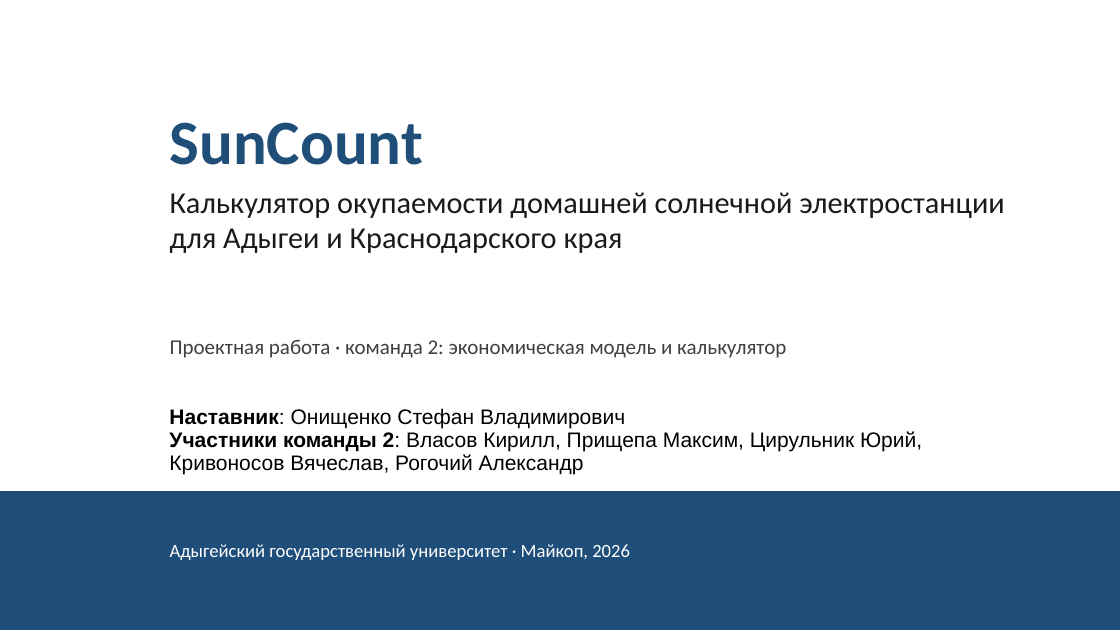
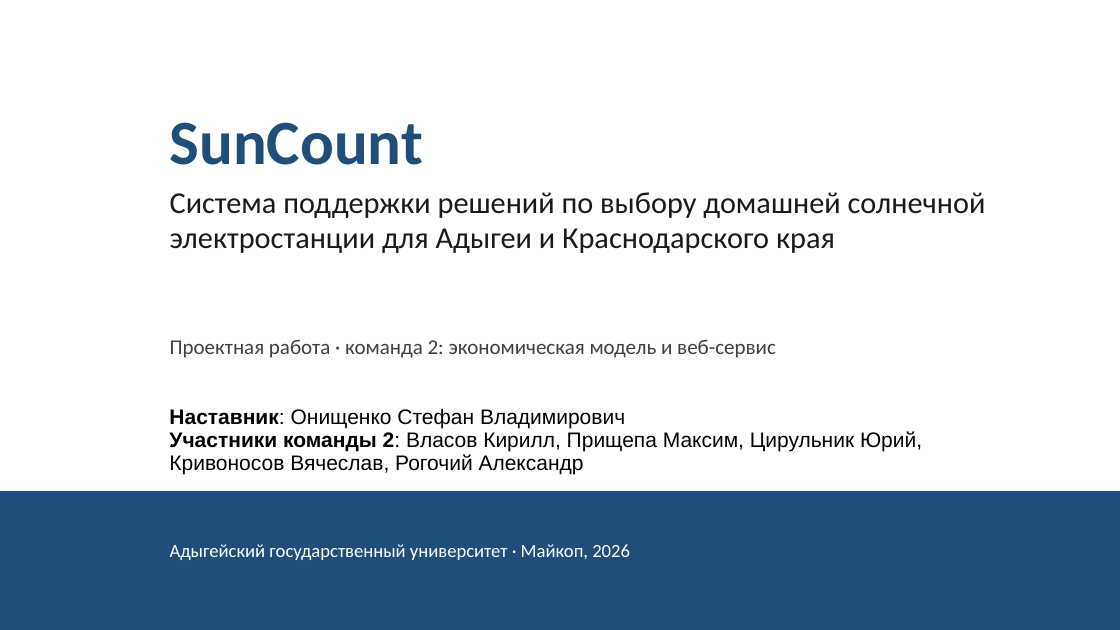
Before and after one commit to NeK0ban/SunCount, a slide deck: slide 1 of reports/SunCount_tema_zadel_gipoteza.pptx. Drawn at 1120x630 pixels with LibreOffice and Linux fonts; fonts in the diff are those of the drawing; background and template pictures are left out. Boxes give left, top, right and bottom in pixels: in the first picture for what was removed or moved away, otherwise in the second. Text is boxed around its words. In the diff, an @@ line names an element or a change of style, - is before the commit and + after.

```diff
--- a/reports/SunCount_tema_zadel_gipoteza.pptx
+++ b/reports/SunCount_tema_zadel_gipoteza.pptx
@@ title at box(170, 192, 986, 253): text changed @@
-Калькулятор окупаемости домашней солнечной электростанции для Адыгеи и Краснодарского края
+Система поддержки решений по выбору домашней солнечной электростанции для Адыгеи и Краснодарского края
@@ subtitle at box(170, 339, 776, 358): text changed @@
-Проектная работа · команда 2: экономическая модель и калькулятор
+Проектная работа · команда 2: экономическая модель и веб-сервис
```
Also in this commit, not shown: 1 other slide changed, 5 other files.
